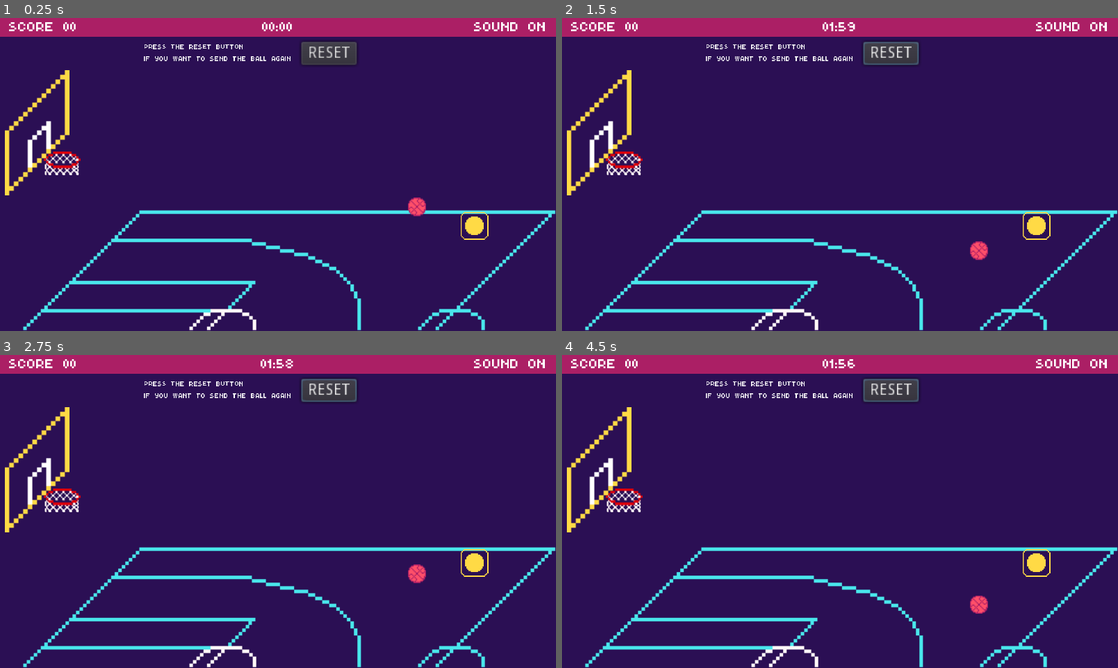
Above: before the commit, frames 1-4 (two rows, left to right).
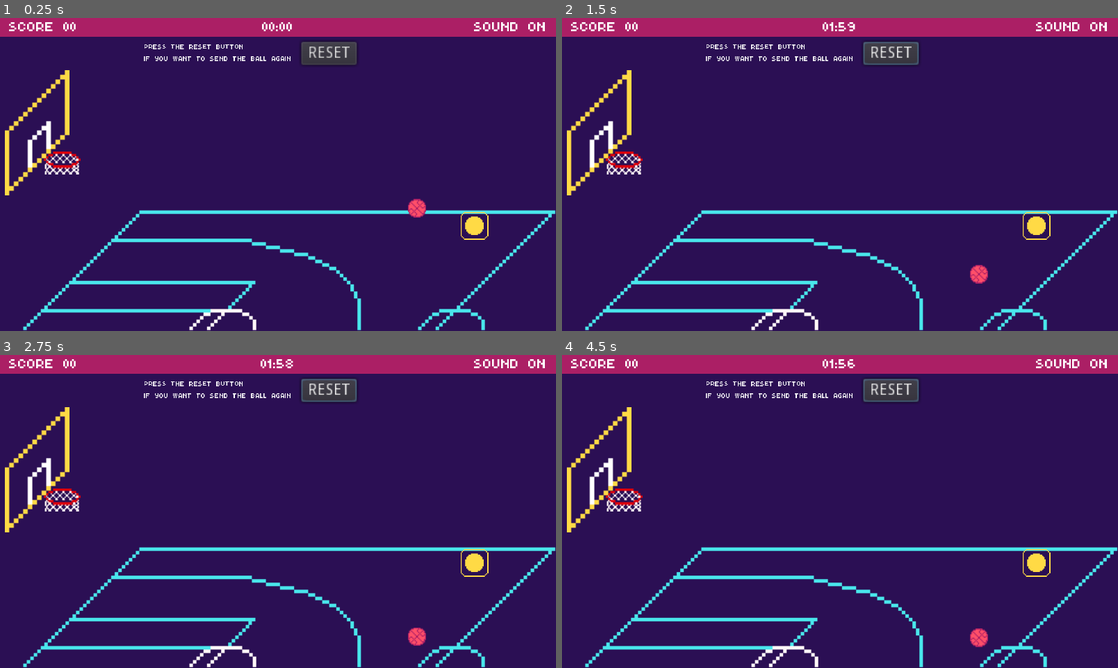
Above: after the commit, the same moments.

Repository: kerodekroma/pickaball-godot
Game: Godot game, scene res://scenes/Main.tscn
Two runs of this game, one before a commit and one after it. Both use one fixed random seed, a clock stepped at 60 frames per second and the inputs below.
Inputs (mouse positions are in pixels of both pictures, inside the frame that each line leads up to):
- Up to frame 1 (0.25 s): no input
- Up to frame 2 (1.5 s): click "RESET" at 0.5 s; move the mouse to (962, 158) at 1.27 s; click (962, 158) at 1.42 s
- Up to frame 3 (2.75 s): drag from (166, 527) to (61, 502) at 2.02 s
- Up to frame 4 (4.5 s): move the mouse to (895, 442) at 2.77 s; click (895, 442) at 2.92 s; drag from (812, 574) to (673, 464) at 3.52 s; move the mouse to (1006, 558) at 4.27 s; click (1006, 558) at 4.42 s

The runs differ from the first frame. In frame 1, 0.2% of the frame differs, in the area x 8-77%, y 46-64%; in frame 2, 0.5%, in the area x 8-88%, y 46-85%; in frame 3, 0.5%; in frame 4, 0.5%.
Error after the commit: Invalid call. Nonexistent function 'stop' in base 'Nil'. (res://scripts/Main.gd:76)

Commit message:
feat: throwing the ball

Diff:
--- a/entities/Ball/Ball.gd
+++ b/entities/Ball/Ball.gd
@@ -1,7 +1,10 @@
 extends RigidBody2D
 
-#func _on_Control_control_released(direction):
-#	#add_force(Vector2(10, -10),Vector2(10, 10))
-#	apply_torque_impulse(2500)
-#	apply_impulse(Vector2(), direction * -1.5)
-#	print("nice!", direction, "gravity_scale", gravity_scale)
+signal ball_touched_ring
+
+func _ready():
+	connect("body_entered", self, "_on_ball_entered")
+
+func _on_ball_entered(body):
+	if body.is_in_group('basket'):
+		emit_signal("ball_touched_ring")
--- a/entities/Ball/Ball.tscn
+++ b/entities/Ball/Ball.tscn
@@ -4,15 +4,17 @@
 [ext_resource path="res://entities/Ball/Ball.gd" type="Script" id=2]
 
 [sub_resource type="PhysicsMaterial" id=2]
-bounce = 0.9
+bounce = 0.5
 
 [sub_resource type="CircleShape2D" id=1]
 radius = 4.37911
 
 [node name="Ball" type="RigidBody2D"]
-mass = 1.5
+mass = 10.0
 physics_material_override = SubResource( 2 )
-gravity_scale = 2.0
+gravity_scale = 3.0
+contacts_reported = 1
+contact_monitor = true
 sleeping = true
 script = ExtResource( 2 )
 __meta__ = {
--- a/entities/Basket/Basket.gd
+++ b/entities/Basket/Basket.gd
@@ -2,8 +2,13 @@
 
 signal goal
 
-func _ready():
+func setup_goal_area():
+	$GoalArea2D.show()
 	$GoalArea2D.connect("body_entered", self, '_on_goal_area_entered')
 
 func _on_goal_area_entered(area):
 	emit_signal("goal")
+
+func hide_goal_area():
+	$GoalArea2D.hide()
+	$GoalArea2D.disconnect("body_entered", self, '_on_goal_area_entered')
--- a/entities/Basket/Basket.tscn
+++ b/entities/Basket/Basket.tscn
@@ -7,11 +7,17 @@
 [sub_resource type="RectangleShape2D" id=5]
 extents = Vector2( 12.0756, 0.526633 )
 
-[sub_resource type="RectangleShape2D" id=3]
-extents = Vector2( 0.894152, 4.18056 )
+[sub_resource type="CircleShape2D" id=6]
+radius = 1.06962
+
+[sub_resource type="CircleShape2D" id=7]
+radius = 0.867161
+
+[sub_resource type="RectangleShape2D" id=8]
+extents = Vector2( 3.48007, 10 )
 
 [sub_resource type="RectangleShape2D" id=4]
-extents = Vector2( 11.7071, 37.1146 )
+extents = Vector2( 2.31392, 27.3156 )
 
 [node name="Basket" type="Node2D"]
 script = ExtResource( 3 )
@@ -26,31 +32,41 @@
 position = Vector2( 21.2671, 26.9269 )
 shape = SubResource( 5 )
 
-[node name="Ring" type="StaticBody2D" parent="."]
-__meta__ = {
-"_edit_lock_": true
-}
+[node name="Ring" type="RigidBody2D" parent="." groups=["basket"]]
+mode = 1
+gravity_scale = 0.0
+contacts_reported = 1
+contact_monitor = true
+can_sleep = false
 
 [node name="SpriteBack" type="Sprite" parent="Ring"]
 position = Vector2( 21.8536, 26.2279 )
 texture = ExtResource( 1 )
 
 [node name="SpriteFront" type="Sprite" parent="Ring"]
-position = Vector2( 21.1457, 31.4192 )
+position = Vector2( 21.2, 31 )
 z_index = 1
 texture = ExtResource( 1 )
 region_enabled = true
 region_rect = Rect2( 0, 10, 30, 10 )
 
-[node name="CollisionShape2D" type="CollisionShape2D" parent="Ring"]
-position = Vector2( 6.88946, 26.2079 )
-shape = SubResource( 3 )
+[node name="CollisionShapeLeft" type="CollisionShape2D" parent="Ring"]
+position = Vector2( 5.41623, 23.0861 )
+shape = SubResource( 6 )
 
 [node name="CollisionShape2D2" type="CollisionShape2D" parent="Ring"]
-position = Vector2( 36.8339, 26.4276 )
-shape = SubResource( 3 )
+position = Vector2( 37.8544, 23.2005 )
+shape = SubResource( 7 )
 
-[node name="Board" type="StaticBody2D" parent="."]
+[node name="StaticBody2D" type="StaticBody2D" parent="Ring"]
+position = Vector2( 37.1512, 34.6967 )
+scale = Vector2( 0.04, 0.646227 )
+
+[node name="CollisionShape2D" type="CollisionShape2D" parent="Ring/StaticBody2D"]
+position = Vector2( -1.60182, -6.06925 )
+shape = SubResource( 8 )
+
+[node name="Board" type="StaticBody2D" parent="." groups=["basket"]]
 __meta__ = {
 "_edit_group_": true
 }
@@ -59,5 +75,5 @@
 texture = ExtResource( 2 )
 
 [node name="CollisionShape2D" type="CollisionShape2D" parent="Board"]
-position = Vector2( -7.62236, -11.2208 )
+position = Vector2( -1.9373, -1.81914 )
 shape = SubResource( 4 )
--- /dev/null
+++ b/scenes/Preload.tscn
@@ -0,0 +1,9 @@
+[gd_scene load_steps=2 format=2]
+
+[ext_resource path="res://assets/kerodekroma-logo.png" type="Texture" id=1]
+
+[node name="Node2D" type="Node2D"]
+
+[node name="Sprite" type="Sprite" parent="."]
+position = Vector2( 482.505, 260.388 )
+texture = ExtResource( 1 )
--- a/scenes/welcome.tscn
+++ b/scenes/welcome.tscn
@@ -1,9 +1,13 @@
-[gd_scene load_steps=2 format=2]
-
-[ext_resource path="res://assets/kerodekroma-logo.png" type="Texture" id=1]
+[gd_scene format=2]
 
 [node name="Node2D" type="Node2D"]
 
-[node name="Sprite" type="Sprite" parent="."]
-position = Vector2( 314.495, 132.021 )
-texture = ExtResource( 1 )
+[node name="Label" type="Label" parent="."]
+margin_left = 0.147186
+margin_top = 0.313366
+margin_right = 72.1472
+margin_bottom = 14.3134
+text = "NEW GAME"
+__meta__ = {
+"_edit_use_anchors_": false
+}
--- a/scripts/Globals.gd
+++ b/scripts/Globals.gd
@@ -4,3 +4,12 @@
 
 func calculate_points():
 	return 5
+
+func generate_ball_position() -> Vector2:
+	var ball_position = Vector2(720, 320)
+	return ball_position
+
+func generate_control_position(ball_position: Vector2) -> Vector2:
+	# default values
+	var control_position = Vector2(770, 310)
+	return control_position
--- a/scripts/Main.gd
+++ b/scripts/Main.gd
@@ -3,39 +3,74 @@
 const ball = preload("res://entities/Ball/Ball.tscn")
 const control = preload("res://entities/Control/Control.tscn")
 
+const BOUNDS_TO_GENERATE_THE_BALL = [
+	0, 0, 0, 0
+]
+var time_to_reload_when_it_fails = 3.8
+
 var control_instance: Node
-var ball_instance:RigidBody2D
+var ball_instance
 var current_score = 0
+var timer_reload_ball_and_control_instance: Timer
 
 func _ready():
+	$Basket.setup_goal_area()
 	$Basket.connect("goal", self, "_on_basket_goal")
 	create_ball()
 	create_control()
 
 func _on_Button_pressed():
-	create_ball()
-	create_control()
+	create_ball_and_control()
 
 func create_ball():
 	if ball_instance != null:
 		remove_child(ball_instance)
 	ball_instance = ball.instance()
-	ball_instance.position = Vector2(720, 320)
+	ball_instance.position = Globals.generate_ball_position()
+	ball_instance.connect("ball_touched_ring", self, "_on_ball_touched_ring")
 	add_child(ball_instance)
 
 func create_control():
+	if control_instance != null:
+		remove_child(control_instance)
 	control_instance = control.instance()
 	# initial position in the 2d preview: 768, 310
-	control_instance.position = Vector2(770, 310)
+	control_instance.position = Globals.generate_control_position(ball_instance.position)
 	control_instance.connect("control_released", self, "_on_control_released")
 	add_child(control_instance)
 
+func create_reload_timer():
+	if timer_reload_ball_and_control_instance != null:
+		remove_child(timer_reload_ball_and_control_instance)
+	#create the timer to restart the ball & controls
+	timer_reload_ball_and_control_instance = Timer.new()
+	timer_reload_ball_and_control_instance.connect("timeout", self, "create_ball_and_control")
+	timer_reload_ball_and_control_instance.autostart = true
+	timer_reload_ball_and_control_instance.wait_time = time_to_reload_when_it_fails
+	timer_reload_ball_and_control_instance.start()
+	add_child(timer_reload_ball_and_control_instance)
+	print("START TIMER")
+
 func _on_control_released(direction):
-	print("direction", direction)
-	ball_instance.apply_torque_impulse(1000)
-	ball_instance.apply_impulse(Vector2.ZERO, direction * -8)
+	ball_instance.apply_torque_impulse(200000)
+	ball_instance.apply_impulse(Vector2.ZERO, direction * -50)
 	remove_child(control_instance)
+	create_reload_timer()
+
+func _on_ball_touched_ring():
+	print("more time please!")
+	ball_instance.apply_torque_impulse(-1)
+	ball_instance.apply_central_impulse(Vector2(-1, -1))
+	time_to_reload_when_it_fails += 0.4
 
 func _on_basket_goal():
 	current_score += Globals.calculate_points();
 	$HUD/HBoxContainer/score.text = 'SCORE {points}'.format({"points": current_score})
+	$Basket.hide_goal_area()
+
+func create_ball_and_control():
+	print("CREATE BALL!")
+	create_ball()
+	create_control()
+	$Basket.setup_goal_area()
+	timer_reload_ball_and_control_instance.stop()
Not shown: 1 places in entities/Basket/Basket.tscn that only renumber resources
